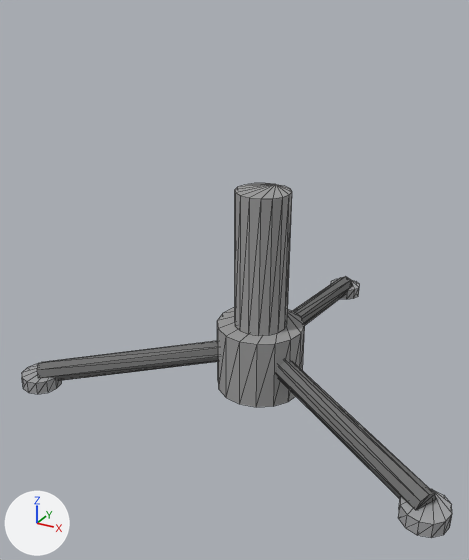
Two versions of the OBJ model Models/ce_kpv_base.obj, one commit apart.
One viewpoint serves both versions: a 50 mm lens placed at (0.583, -1.184, 0.845), pointed at (-0.088, 0.036, 0.234). Lighting does not change. The marker at lower left points along +X, +Y and +Z. The picture after the commit comes second. Mesh edges are drawn as thin lines. Where no turn or scale is listed for an object, it has been applied to the vertices.

Before the edit, the objects in view are built like this:
```python
ob_ce_kpv_base_foot1 = bpy.data.objects.new('ce_kpv_base_foot1', me_ce_kpv_base_foot1)
ob_ce_kpv_base_foot1.location = (0.0, 0.0, 0.0)
ob_ce_kpv_base_hub = bpy.data.objects.new('ce_kpv_base_hub', me_ce_kpv_base_hub)
ob_ce_kpv_base_hub.location = (0.0, 0.0, 0.0)
ob_ce_kpv_base_leg0 = bpy.data.objects.new('ce_kpv_base_leg0', me_ce_kpv_base_leg0)
ob_ce_kpv_base_leg0.location = (0.0, 0.0, 0.0)
ob_ce_kpv_base_leg1 = bpy.data.objects.new('ce_kpv_base_leg1', me_ce_kpv_base_leg1)
ob_ce_kpv_base_leg1.location = (0.0, 0.0, 0.0)
ob_ce_kpv_base_leg2 = bpy.data.objects.new('ce_kpv_base_leg2', me_ce_kpv_base_leg2)
ob_ce_kpv_base_leg2.location = (0.0, 0.0, 0.0)
ob_ce_kpv_base_post = bpy.data.objects.new('ce_kpv_base_post', me_ce_kpv_base_post)
ob_ce_kpv_base_post.location = (0.0, 0.0, 0.0)
# also in view: 'ce_kpv_base_foot2' at (0.45, -0.25, 0.015)
```
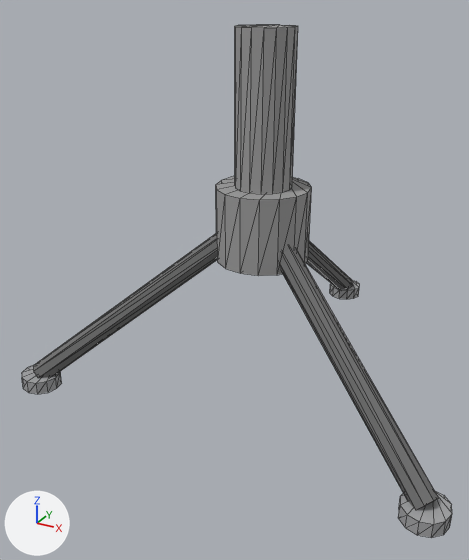
Changed parts and their boxes [x1, y1, x2, y2] in the pictures (469 x 560 px):
'ce_kpv_base_post', moved: before [235, 183, 292, 336]; after [235, 25, 298, 194]
'ce_kpv_base_hub', moved: before [217, 308, 305, 407]; after [216, 176, 312, 276]
'ce_kpv_base_leg2', reshaped (75% taller): before [276, 360, 436, 510]; after [279, 247, 438, 510]
'ce_kpv_base_leg1', reshaped (254% taller): before [37, 341, 219, 381]; after [34, 234, 217, 378]
'ce_kpv_base_leg0', reshaped: before [293, 277, 353, 325]; after [306, 241, 353, 289]

Edits to the bpy script that builds the scene:
```text
Change me_ce_kpv_base_hub:
    used by ob_ce_kpv_base_hub; location = (0.0, 0.0, 0.0)
    remove me_ce_kpv_base_hub.from_pydata(...)  # 32 vertices, 60 faces; spans x -0.1..0.1, y -0.1..0.1, z 0.0..0.16
    add me_ce_kpv_base_hub.from_pydata(...)  # 32 vertices, 60 faces; spans x -0.1..0.1, y -0.1..0.1, z 0.32..0.48
    me_ce_kpv_base_hub part 1: the whole mesh is moved by (0.0, 0.0, 0.32)
Change me_ce_kpv_base_leg0:
    used by ob_ce_kpv_base_leg0; location = (0.0, 0.0, 0.0)
    remove me_ce_kpv_base_leg0.from_pydata(...)  # 16 vertices, 28 faces; spans x -0.025..0.025, y -0.003..0.583, z 0.005..0.125
    add me_ce_kpv_base_leg0.from_pydata(...)  # 16 vertices, 28 faces; spans x -0.025..0.025, y -0.014..0.594, z 0.009..0.441
    me_ce_kpv_base_leg0 part 2: 14 of 16 vertices moved; they spanned x -0.025..0.025, y -0.003..0.583, z 0.005..0.125 and now span x -0.025..0.025, y -0.014..0.594, z 0.009..0.441; mean shift (0.0, 0.0, 0.183); largest move (0.0, -0.003, 0.075) -> (0.0, -0.014, 0.399)
Change me_ce_kpv_base_leg1:
    used by ob_ce_kpv_base_leg1; location = (0.0, 0.0, 0.0)
    remove me_ce_kpv_base_leg1.from_pydata(...)  # 16 vertices, 28 faces; spans x -0.462..0.012, y -0.272..0.022, z 0.005..0.125
    add me_ce_kpv_base_leg1.from_pydata(...)  # 16 vertices, 28 faces; spans x -0.468..0.018, y -0.272..0.022, z 0.01..0.44
    me_ce_kpv_base_leg1 part 3: 14 of 16 vertices moved; they spanned x -0.461..0.012, y -0.267..0.022, z 0.005..0.125 and now span x -0.468..0.018, y -0.271..0.022, z 0.01..0.44; mean shift (0.0, 0.0, 0.183); largest move (0.003, 0.002, 0.075) -> (0.013, 0.007, 0.4)
Change me_ce_kpv_base_leg2:
    used by ob_ce_kpv_base_leg2; location = (0.0, 0.0, 0.0)
    remove me_ce_kpv_base_leg2.from_pydata(...)  # 16 vertices, 28 faces; spans x -0.012..0.462, y -0.272..0.022, z 0.005..0.125
    add me_ce_kpv_base_leg2.from_pydata(...)  # 16 vertices, 28 faces; spans x -0.018..0.468, y -0.272..0.022, z 0.01..0.44
    me_ce_kpv_base_leg2 part 4: 14 of 16 vertices moved; they spanned x -0.012..0.461, y -0.267..0.022, z 0.005..0.125 and now span x -0.018..0.468, y -0.271..0.022, z 0.01..0.44; mean shift (0.0, 0.0, 0.183); largest move (-0.003, 0.002, 0.075) -> (-0.013, 0.007, 0.4)
Change me_ce_kpv_base_post:
    used by ob_ce_kpv_base_post; location = (0.0, 0.0, 0.0)
    remove me_ce_kpv_base_post.from_pydata(...)  # 32 vertices, 60 faces; spans x -0.06..0.06, y -0.06..0.06, z 0.16..0.47
    add me_ce_kpv_base_post.from_pydata(...)  # 32 vertices, 60 faces; spans x -0.06..0.06, y -0.06..0.06, z 0.48..0.79
    me_ce_kpv_base_post part 5: the whole mesh is moved by (0.0, 0.0, 0.32)
```
